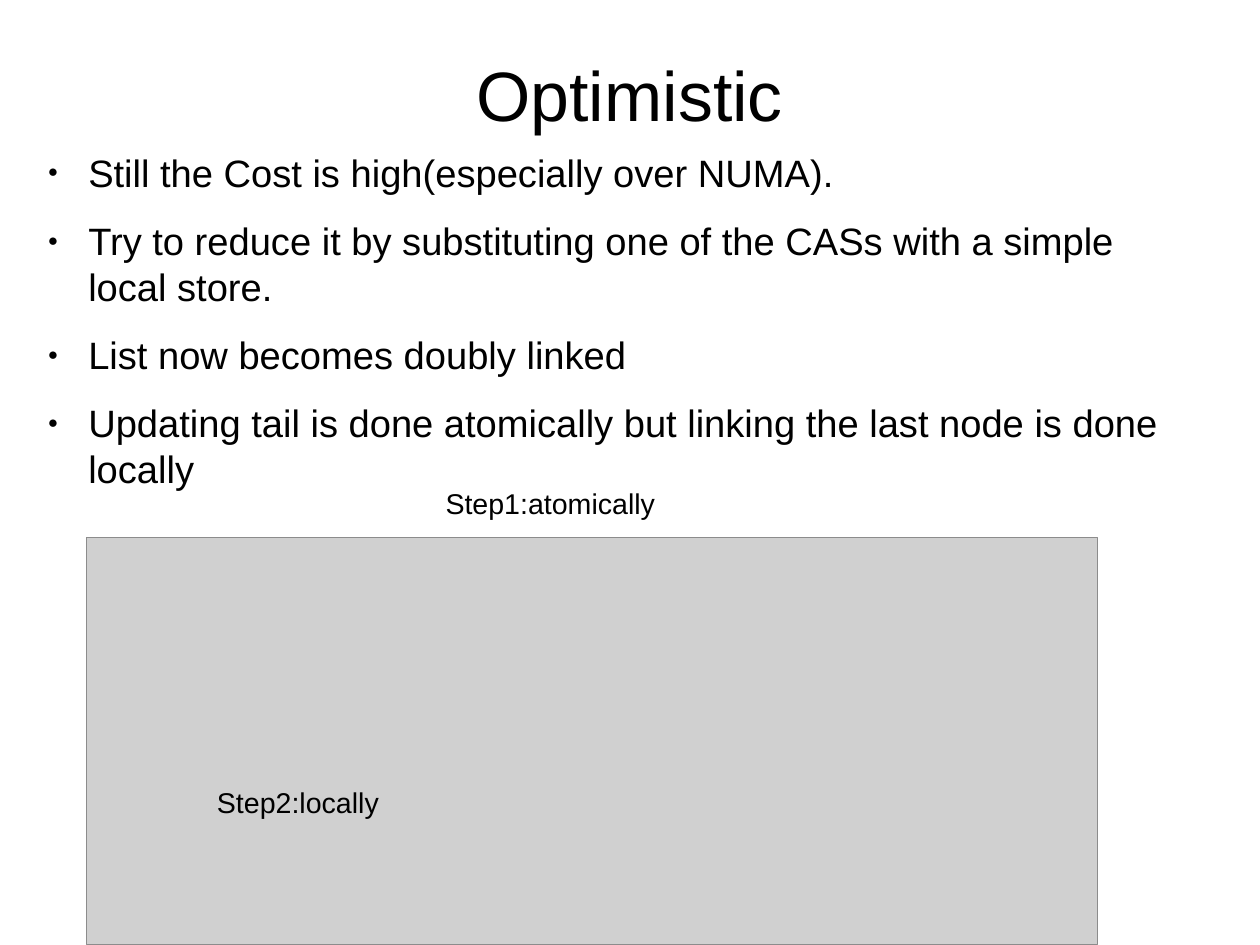
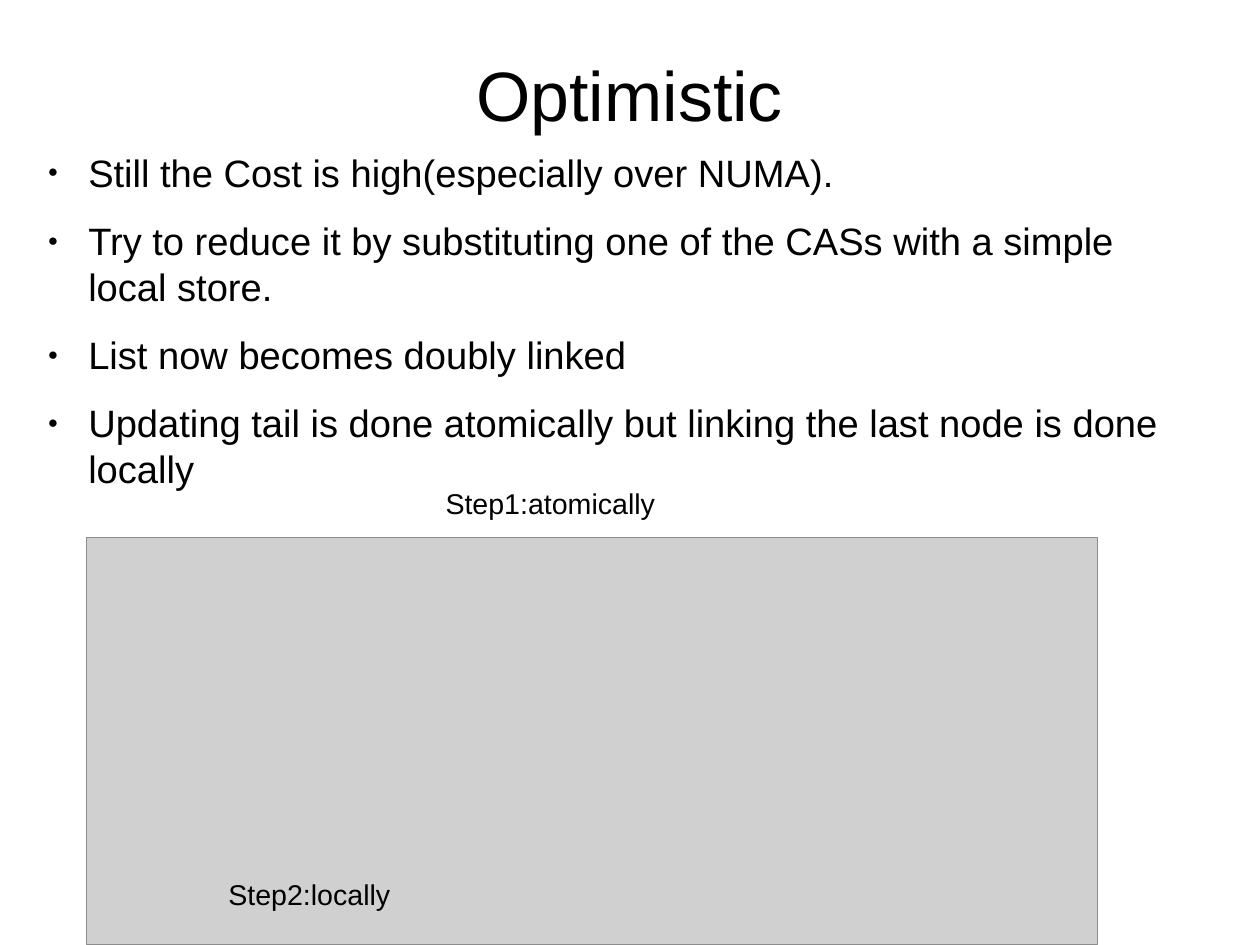
Before and after one commit to mpastyl/my_thesis, a slide deck: slide 32 of presentation.odp (slide 26 before the commit). Drawn at 1260x945 pixels with LibreOffice and Linux fonts; fonts in the diff are those of the drawing; grey boxes stand for pictures. Boxes give left, top, right and bottom in pixels: in the first picture for what was removed or moved away, otherwise in the second. Text is boxed around its words. In the diff, an @@ line names an element or a change of style, - is before the commit and + after.

```diff
--- a/presentation.odp
+++ b/presentation.odp
@@ text "Step2:locally": place and size @@
-text "Step2:locally" at bbox=[217, 792, 379, 819]
+text "Step2:locally" at bbox=[228, 884, 390, 910]
```
Also in this commit, not shown: 6 other slides changed, 10 slides added, 3 slides removed.
